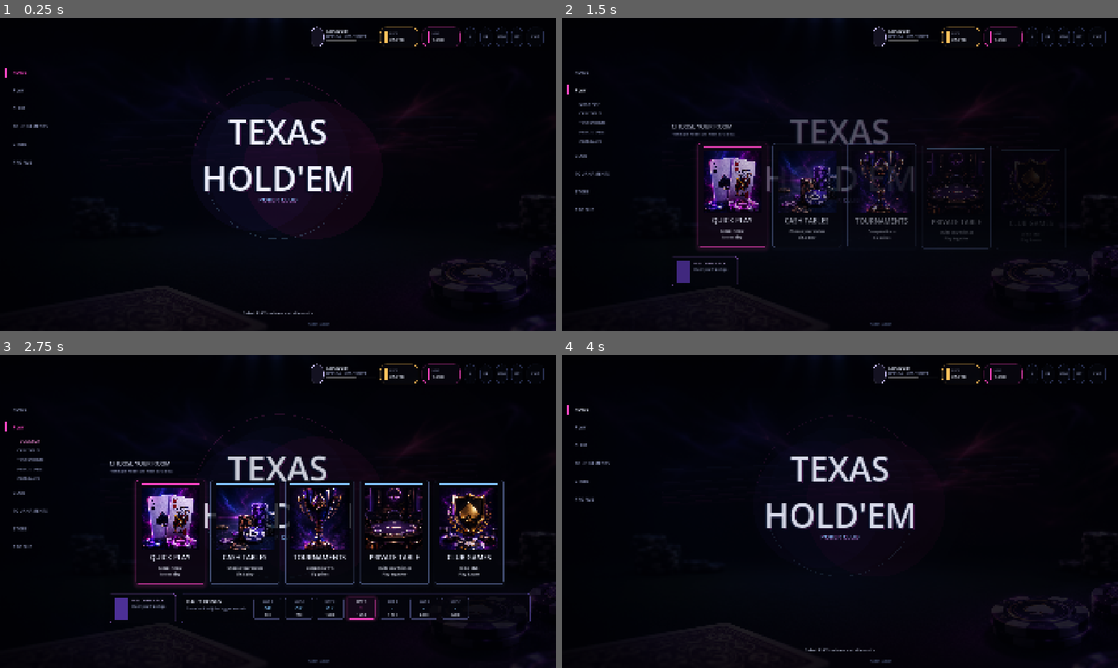
Above: before the commit, frames 1-4 (two rows, left to right).
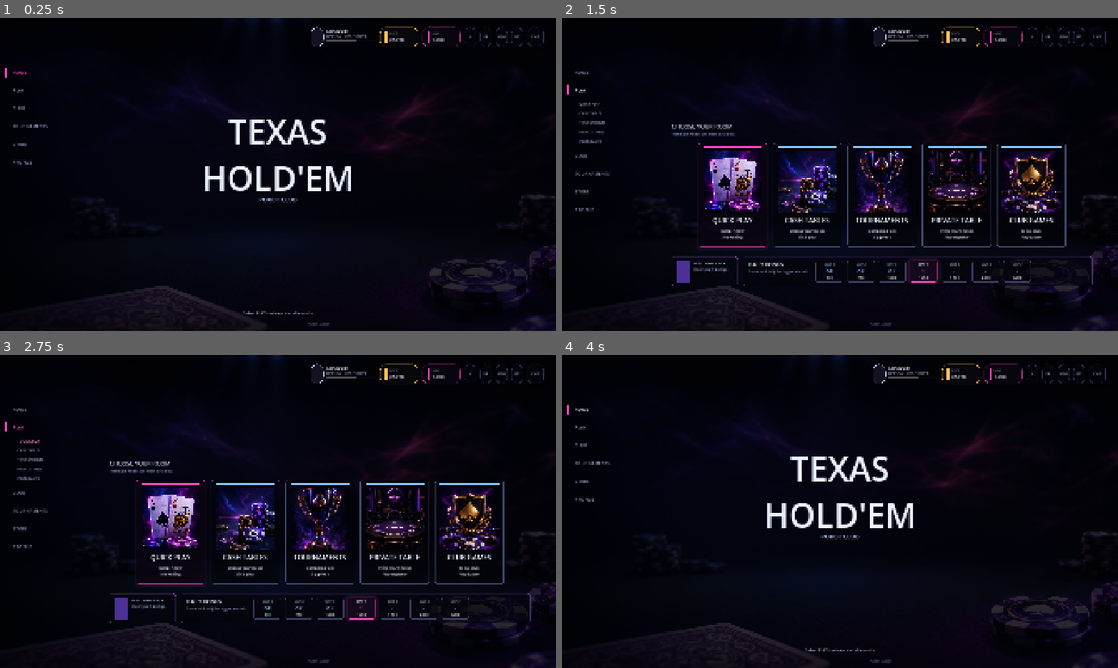
Above: after the commit, the same moments.

Repository: jjbondth18/texas
Game: Godot game, scene res://scenes/screens/home_lobby_screen.tscn
The game is run twice, just before and just after one commit, with the same random seed, the same clock (stepped at 60 frames per second) and the same inputs.
Inputs:
- Up to frame 1 (0.25 s): no input
- Up to frame 2 (1.5 s): click "PLAY" at 0.5 s; click "PLAY" at 1.25 s
- Up to frame 3 (2.75 s): click "QUICK PLAY" at 2 s
- Up to frame 4 (4 s): click "QUICK PLAY" at 2.75 s; click "HOME" at 3.5 s

The runs differ from the first frame. In frame 1, 0.6% of the frame differs, in the area x 35-64%, y 19-71%; in frame 2, 8.0%, in the area x 19-96%, y 32-86%; in frame 3, 3.7%; in frame 4, 1.7%.

Commit message:
task 1g reset lobby to clean static quality baseline

Diff:
--- a/scripts/components/mode_card.gd
+++ b/scripts/components/mode_card.gd
@@ -73,19 +73,12 @@
 	_visual.pivot_offset = _visual.size * 0.5
 
 func _hover(value: bool) -> void:
-	var target_pos := _visual_base_position + Vector2(0, -6 if value else 0)
-	var target_scale := Vector2.ONE * (1.025 if value else 1.0)
 	_visual.add_theme_stylebox_override("panel", _style(value))
-	var tween := _visual.create_tween()
-	tween.set_parallel(true)
-	tween.tween_property(_visual, "position", target_pos, 0.15).set_trans(Tween.TRANS_CUBIC).set_ease(Tween.EASE_OUT)
-	tween.tween_property(_visual, "scale", target_scale, 0.15).set_trans(Tween.TRANS_CUBIC).set_ease(Tween.EASE_OUT)
+	_visual.position = _visual_base_position
+	_visual.scale = Vector2.ONE
 
 func _on_gui_input(event: InputEvent) -> void:
 	if event is InputEventMouseButton and event.button_index == MOUSE_BUTTON_LEFT and event.pressed:
-		var tween := _visual.create_tween()
-		tween.tween_property(_visual, "scale", Vector2.ONE * 0.98, 0.06)
-		tween.tween_property(_visual, "scale", Vector2.ONE * 1.018, 0.11).set_trans(Tween.TRANS_BACK).set_ease(Tween.EASE_OUT)
 		mode_selected.emit(mode_id)
 
 func _draw() -> void:
@@ -99,12 +92,12 @@
 		border = HomeTheme.PINK if _featured else HomeTheme.CYAN
 	var bg := Color(0.014, 0.017, 0.04, 0.76)
 	if hovered:
-		bg = Color(0.028, 0.032, 0.072, 0.88)
+		bg = Color(0.022, 0.026, 0.058, 0.84)
 	if _featured and not hovered:
 		bg = Color(0.026, 0.016, 0.054, 0.80)
 	var style := HomeTheme.make_panel_style(bg, border, 8, 1)
-	style.shadow_color = Color(border.r, border.g, border.b, 0.24 if hovered else (0.12 if _featured else 0.04))
-	style.shadow_size = 20 if hovered else (14 if _featured else 8)
+	style.shadow_color = Color(border.r, border.g, border.b, 0.13 if hovered else (0.07 if _featured else 0.0))
+	style.shadow_size = 12 if hovered else (8 if _featured else 0)
 	style.shadow_offset = Vector2(0, 6)
 	return style
 
@@ -114,13 +107,10 @@
 	_visual.position = _visual_base_position + Vector2(0, offset_y)
 
 func tween_visual_reveal(delay: float) -> Tween:
-	_visual.modulate.a = 0.0
-	_visual.position = _visual_base_position + Vector2(0, 14)
+	_visual.modulate.a = 1.0
+	_visual.position = _visual_base_position
+	_visual.scale = Vector2.ONE
 	var tween := _visual.create_tween()
-	tween.set_parallel(true)
-	tween.tween_interval(delay)
-	tween.chain().tween_property(_visual, "modulate:a", 1.0, 0.18)
-	tween.parallel().tween_property(_visual, "position", _visual_base_position, 0.22).set_trans(Tween.TRANS_CUBIC).set_ease(Tween.EASE_OUT)
 	return tween
 
 func set_hover_preview(value: bool) -> void:
--- a/scripts/components/nav_item.gd
+++ b/scripts/components/nav_item.gd
@@ -2,6 +2,8 @@
 class_name NavItem
 
 signal nav_selected(id: String)
+
+const DEBUG_SHOW_HIT_RECTS := false
 
 @export var item_id := ""
 @export var label_text := "ITEM"
@@ -60,6 +62,11 @@
 		var target := 1.0 if active else (0.55 if _hovered else 0.0)
 		var tween := create_tween()
 		tween.tween_property(_indicator, "modulate:a", target, 0.14).set_trans(Tween.TRANS_CUBIC).set_ease(Tween.EASE_OUT)
+	queue_redraw()
+
+func _draw() -> void:
+	if DEBUG_SHOW_HIT_RECTS:
+		draw_rect(Rect2(Vector2.ZERO, size), Color(0.0, 0.8, 1.0, 0.18), false, 1.0)
 
 func _style(color: Color) -> StyleBoxFlat:
 	var style := StyleBoxFlat.new()
--- a/scripts/screens/home_lobby_screen.gd
+++ b/scripts/screens/home_lobby_screen.gd
@@ -1,22 +1,18 @@
 extends Control
 class_name HomeLobbyScreen
 
-@export var background_motion_enabled := true
+@export var background_motion_enabled := false
 
 const BACKGROUND_TEXTURE_PATH := "res://assets/home_lobby/backgrounds/home_background_v1.png"
-const LOGO_TEXTURE_PATH := "res://assets/a_high_resolution_graphic_logo_on_a_transparent_c_2_batch_2.png"
 const NAV_WIDTH := 280.0
 const MAIN_LEFT := 360.0
 const MAIN_RIGHT := 70.0
 
-var _background_material: ShaderMaterial
 var _background_root: Control
 var _lobby_ui_root: Control
 var _left_nav: LeftNavRail
 var _top_bar: TopBar
 var _center_brand: Control
-var _logo_glow: Control
-var _logo_image: TextureRect
 var _logo_fallback: Control
 var _prompt: Label
 var _play_panel: PanelContainer
@@ -25,61 +21,6 @@
 var _mode_cards: Array[ModeCard] = []
 var _foreground_decor: TextureRect
 var _expanded := false
-
-class BackgroundFlowLayer:
-	extends Control
-
-	var phase := 0.0:
-		set(value):
-			phase = value
-			queue_redraw()
-
-	func _ready() -> void:
-		mouse_filter = Control.MOUSE_FILTER_IGNORE
-		var tween := create_tween()
-		tween.set_loops()
-		tween.tween_property(self, "phase", 1.0, 18.0).set_trans(Tween.TRANS_SINE).set_ease(Tween.EASE_IN_OUT)
-		tween.tween_property(self, "phase", 0.0, 18.0).set_trans(Tween.TRANS_SINE).set_ease(Tween.EASE_IN_OUT)
-
-	func _draw() -> void:
-		var y_mid := size.y * (0.40 + sin(phase * TAU) * 0.026)
-		var blue := Color(0.34, 0.50, 1.0, 0.20)
-		var violet := Color(0.62, 0.32, 1.0, 0.17)
-		var pink := Color(1.0, 0.22, 0.72, 0.18)
-		for i in range(5):
-			var t := float(i) / 4.0
-			var y := y_mid + (t - 0.5) * 150.0
-			var start := Vector2(size.x * 0.18, y + sin(phase * TAU + t * 3.0) * 28.0)
-			var end := Vector2(size.x * 0.86, y - 52.0 + cos(phase * TAU + t * 2.0) * 34.0)
-			var color := blue.lerp(pink, t).lerp(violet, 0.22)
-			draw_line(start, end, color, 3.0)
-			draw_line(start + Vector2(0, 7), end + Vector2(0, 5), Color(color.r, color.g, color.b, color.a * 0.34), 8.0)
-		draw_circle(Vector2(size.x * (0.55 + phase * 0.08), y_mid - 18.0), 260.0, Color(0.25, 0.20, 0.62, 0.075))
-
-class BackgroundLiftLayer:
-	extends Control
-
-	func _ready() -> void:
-		mouse_filter = Control.MOUSE_FILTER_IGNORE
-
-	func _draw() -> void:
-		draw_circle(Vector2(size.x * 0.53, size.y * 0.46), size.y * 0.34, Color(0.08, 0.11, 0.28, 0.14))
-		draw_circle(Vector2(size.x * 0.76, size.y * 0.34), size.y * 0.27, Color(0.20, 0.07, 0.24, 0.12))
-		draw_circle(Vector2(size.x * 0.50, size.y * 0.78), size.y * 0.30, Color(0.14, 0.06, 0.17, 0.08))
-
-class PokerLogo:
-	extends Control
-
-	func _ready() -> void:
-		mouse_filter = Control.MOUSE_FILTER_IGNORE
-
-	func _draw() -> void:
-		var center := size * 0.5
-		draw_circle(center, 250, Color(0.06, 0.08, 0.20, 0.18))
-		draw_circle(center + Vector2(-80, 16), 220, Color(0.20, 0.12, 0.50, 0.10))
-		draw_circle(center + Vector2(120, 24), 240, Color(0.52, 0.07, 0.36, 0.11))
-		draw_arc(center, 262, PI * 0.10, PI * 0.92, 96, Color(0.55, 0.82, 1.0, 0.20), 2.0)
-		draw_arc(center, 292, PI * 1.05, PI * 1.78, 96, Color(1.0, 0.28, 0.78, 0.16), 2.0)
 
 func _ready() -> void:
 	set_anchors_preset(Control.PRESET_FULL_RECT)
@@ -90,9 +31,6 @@
 	_top_bar.configure(MockHomeData.player())
 	_left_nav.set_active("home")
 	_set_expanded(false, true)
-	MotionManager.pulse_canvas_item(_center_brand, 4.4, 0.86, 1.0)
-	MotionManager.pulse_canvas_item(_logo_glow, 4.8, 0.50, 0.86)
-	MotionManager.drift(_foreground_decor, Vector2(0, -5), 12.0)
 	_handle_runtime_capture_args()
 
 func _unhandled_input(event: InputEvent) -> void:
@@ -116,34 +54,15 @@
 	base.texture = load(BACKGROUND_TEXTURE_PATH)
 	base.expand_mode = TextureRect.EXPAND_IGNORE_SIZE
 	base.stretch_mode = TextureRect.STRETCH_KEEP_ASPECT_COVERED
-	base.modulate = Color(1.0, 1.0, 1.0, 1.0)
+	base.modulate = Color(1.34, 1.30, 1.40, 1.0)
 	base.mouse_filter = Control.MOUSE_FILTER_IGNORE
 	_background_root.add_child(base)
-	var lift := BackgroundLiftLayer.new()
-	lift.name = "BackgroundLiftLayer"
-	lift.set_anchors_preset(Control.PRESET_FULL_RECT)
-	_background_root.add_child(lift)
-	var shade := ColorRect.new()
-	shade.name = "BackgroundShade"
-	shade.set_anchors_preset(Control.PRESET_FULL_RECT)
-	shade.color = Color(0.0, 0.0, 0.0, 0.10)
-	shade.mouse_filter = Control.MOUSE_FILTER_IGNORE
-	_background_root.add_child(shade)
-	var neon_flow := BackgroundFlowLayer.new()
-	neon_flow.name = "BackgroundFlowLayer"
-	neon_flow.set_anchors_preset(Control.PRESET_FULL_RECT)
-	_background_root.add_child(neon_flow)
-	var flow := ColorRect.new()
-	flow.name = "BackgroundShaderFlow"
-	flow.set_anchors_preset(Control.PRESET_FULL_RECT)
-	flow.modulate.a = 1.0
-	flow.mouse_filter = Control.MOUSE_FILTER_IGNORE
-	_background_material = ShaderMaterial.new()
-	_background_material.shader = preload("res://shaders/flow_noise_bg.gdshader")
-	_background_material.set_shader_parameter("motion_enabled", background_motion_enabled)
-	_background_material.set_shader_parameter("layer_alpha", 0.045)
-	flow.material = _background_material
-	_background_root.add_child(flow)
+	var center_lift := ColorRect.new()
+	center_lift.name = "BackgroundCenterLift"
+	center_lift.set_anchors_preset(Control.PRESET_FULL_RECT)
+	center_lift.color = Color(0.06, 0.08, 0.18, 0.08)
+	center_lift.mouse_filter = Control.MOUSE_FILTER_IGNORE
+	_background_root.add_child(center_lift)
 
 func _build_layout() -> void:
 	_lobby_ui_root = Control.new()
@@ -204,25 +123,6 @@
 	_center_brand.pivot_offset = Vector2(470, 225)
 	_lobby_ui_root.add_child(_center_brand)
 
-	_logo_glow = PokerLogo.new()
-	_logo_glow.name = "LogoGlow"
-	_logo_glow.set_anchors_preset(Control.PRESET_FULL_RECT)
-	_logo_glow.mouse_filter = Control.MOUSE_FILTER_IGNORE
-	_center_brand.add_child(_logo_glow)
-
-	_logo_image = TextureRect.new()
-	_logo_image.name = "LogoImage"
-	_logo_image.anchor_left = 0.05
-	_logo_image.anchor_top = 0.02
-	_logo_image.anchor_right = 0.95
-	_logo_image.anchor_bottom = 0.88
-	_logo_image.expand_mode = TextureRect.EXPAND_IGNORE_SIZE
-	_logo_image.stretch_mode = TextureRect.STRETCH_KEEP_ASPECT_CENTERED
-	_logo_image.texture = load(LOGO_TEXTURE_PATH)
-	_logo_image.visible = false
-	_logo_image.mouse_filter = Control.MOUSE_FILTER_IGNORE
-	_center_brand.add_child(_logo_image)
-
 	_logo_fallback = Control.new()
 	_logo_fallback.name = "LogoTextFallback"
 	_logo_fallback.anchor_left = 0.0
@@ -232,11 +132,11 @@
 	_logo_fallback.mouse_filter = Control.MOUSE_FILTER_IGNORE
 	_logo_fallback.visible = true
 	_center_brand.add_child(_logo_fallback)
-	_logo_fallback.add_child(_make_logo_label("LogoMainGlowPink", "TEXAS\nHOLD'EM", 116, Color(1.0, 0.23, 0.78, 0.30), 18, Vector2(4, 5), 0.08, 0.78))
-	_logo_fallback.add_child(_make_logo_label("LogoMainGlowCyan", "TEXAS\nHOLD'EM", 116, Color(0.42, 0.74, 1.0, 0.24), 18, Vector2(-4, 2), 0.08, 0.78))
-	_logo_fallback.add_child(_make_logo_label("LogoMain", "TEXAS\nHOLD'EM", 116, Color(0.94, 0.95, 1.0, 1.0), 8, Vector2.ZERO, 0.08, 0.78))
-	_logo_fallback.add_child(_make_logo_label("LogoSubGlow", "POKER CLUB", 22, Color(1.0, 0.28, 0.78, 0.58), 8, Vector2(0, 2), 0.70, 0.86))
-	_logo_fallback.add_child(_make_logo_label("LogoSub", "POKER CLUB", 22, HomeTheme.CYAN, 3, Vector2.ZERO, 0.70, 0.86))
+	_logo_fallback.add_child(_make_logo_label("LogoMainShadow", "TEXAS\nHOLD'EM", 116, Color(0.0, 0.0, 0.03, 0.72), 0, Vector2(5, 7), 0.08, 0.78))
+	_logo_fallback.add_child(_make_logo_label("LogoMainGlow", "TEXAS\nHOLD'EM", 116, Color(0.72, 0.82, 1.0, 0.22), 10, Vector2(0, 1), 0.08, 0.78))
+	_logo_fallback.add_child(_make_logo_label("LogoMain", "TEXAS\nHOLD'EM", 116, Color(0.93, 0.95, 1.0, 1.0), 3, Vector2.ZERO, 0.08, 0.78))
+	_logo_fallback.add_child(_make_logo_label("LogoSubShadow", "POKER CLUB", 22, Color(0.0, 0.0, 0.04, 0.76), 0, Vector2(2, 3), 0.70, 0.86))
+	_logo_fallback.add_child(_make_logo_label("LogoSub", "POKER CLUB", 22, Color(0.74, 0.86, 1.0, 1.0), 2, Vector2.ZERO, 0.70, 0.86))
 
 func _make_logo_label(label_name: String, text: String, font_size: int, color: Color, outline_size: int, offset: Vector2, anchor_top: float, anchor_bottom: float) -> Label:
 	var label := Label.new()
@@ -269,7 +169,7 @@
 	_play_panel.offset_left = MAIN_LEFT
 	_play_panel.offset_right = -MAIN_RIGHT
 	_play_panel.mouse_filter = Control.MOUSE_FILTER_PASS
-	_play_panel.add_theme_stylebox_override("panel", HomeTheme.make_panel_style(Color(0.004, 0.006, 0.016, 0.14), Color(0.2, 0.28, 0.6, 0.0), 8, 0))
+	_play_panel.add_theme_stylebox_override("panel", HomeTheme.make_panel_style(Color(0.004, 0.006, 0.016, 0.0), Color(0.2, 0.28, 0.6, 0.0), 8, 0))
 	_lobby_ui_root.add_child(_play_panel)
 	var content := VBoxContainer.new()
 	content.name = "PlayContent"
@@ -376,54 +276,31 @@
 func _set_expanded(value: bool, immediate: bool = false) -> void:
 	_expanded = value
 	_play_panel.visible = true
-	var logo_target := 0.18 if value else 1.0
-	var glow_target := 0.22 if value else 1.0
-	var foreground_target := 0.08 if value else 0.0
+	var logo_target := 0.0 if value else 1.0
+	var foreground_target := 0.0
 	var panel_target := 1.0 if value else 0.0
-	var panel_left := MAIN_LEFT if value else MAIN_LEFT + 34.0
 	if immediate:
 		_center_brand.modulate.a = logo_target
-		_logo_glow.modulate.a = glow_target
 		_prompt.modulate.a = 0.0 if value else 1.0
 		_foreground_decor.modulate.a = foreground_target
 		_play_panel.modulate.a = panel_target
-		_play_panel.offset_left = panel_left
+		_play_panel.offset_left = MAIN_LEFT
 		_play_panel.visible = value
 		return
-	if value:
-		_play_panel.modulate.a = 0.0
-		_play_panel.offset_left = MAIN_LEFT + 34.0
-	var tween := create_tween()
-	tween.set_parallel(true)
-	tween.tween_property(_center_brand, "modulate:a", logo_target, 0.22)
-	tween.tween_property(_logo_glow, "modulate:a", glow_target, 0.22)
-	tween.tween_property(_prompt, "modulate:a", 0.0 if value else 1.0, 0.18)
-	tween.tween_property(_foreground_decor, "modulate:a", foreground_target, 0.22)
-	tween.tween_property(_play_panel, "modulate:a", panel_target, 0.22)
-	tween.tween_property(_play_panel, "offset_left", panel_left, 0.22).set_trans(Tween.TRANS_CUBIC).set_ease(Tween.EASE_OUT)
-	if not value:
-		tween.chain().tween_callback(func() -> void: _play_panel.visible = false)
-	else:
-		if _daily_bonus:
-			_daily_bonus.modulate.a = 0.0
-			_daily_bonus.position.y += 10
-			var daily_tween := create_tween()
-			daily_tween.set_parallel(true)
-			daily_tween.tween_interval(0.22)
-			daily_tween.chain().tween_property(_daily_bonus, "modulate:a", 1.0, 0.18)
-			daily_tween.parallel().tween_property(_daily_bonus, "position:y", _daily_bonus.position.y - 10, 0.22).set_trans(Tween.TRANS_CUBIC).set_ease(Tween.EASE_OUT)
-		for i in range(_mode_cards.size()):
-			var card := _mode_cards[i]
-			card.modulate.a = 1.0
-			card.tween_visual_reveal(0.04 * float(i))
+	_center_brand.modulate.a = logo_target
+	_prompt.modulate.a = 0.0 if value else 1.0
+	_foreground_decor.modulate.a = foreground_target
+	_play_panel.modulate.a = panel_target
+	_play_panel.offset_left = MAIN_LEFT
+	_play_panel.visible = value
+	for card in _mode_cards:
+		card.modulate.a = 1.0
 
 func _on_mode_selected(id: String) -> void:
 	print("Selected lobby mode: %s" % id)
 
 func set_background_motion_enabled(value: bool) -> void:
 	background_motion_enabled = value
-	if _background_material:
-		_background_material.set_shader_parameter("motion_enabled", value)
 
 func _quit_game() -> void:
 	get_tree().quit()
Renamed: assets/a_high_resolution_graphic_logo_on_a_transparent_c_2_batch_2.png -> assets/home_lobby/logo/rejected/a_high_resolution_graphic_logo_on_a_transparent_c_2_batch_2.png
Not shown, changed: assets/home_lobby/logo/rejected/a_high_resolution_graphic_logo_on_a_transparent_c_2_batch_2.png.import
Binary file changed: docs/screenshots/runtime_collapsed_home.png
Binary file changed: docs/screenshots/runtime_play_expanded.png
Not shown, changed: README.md
Not shown, changed: assets/home_lobby/README_ASSETS.md
Not shown, changed: docs/home_lobby_asset_integration.md
Not shown, added: docs/task_1g_static_lobby_quality_reset.md
